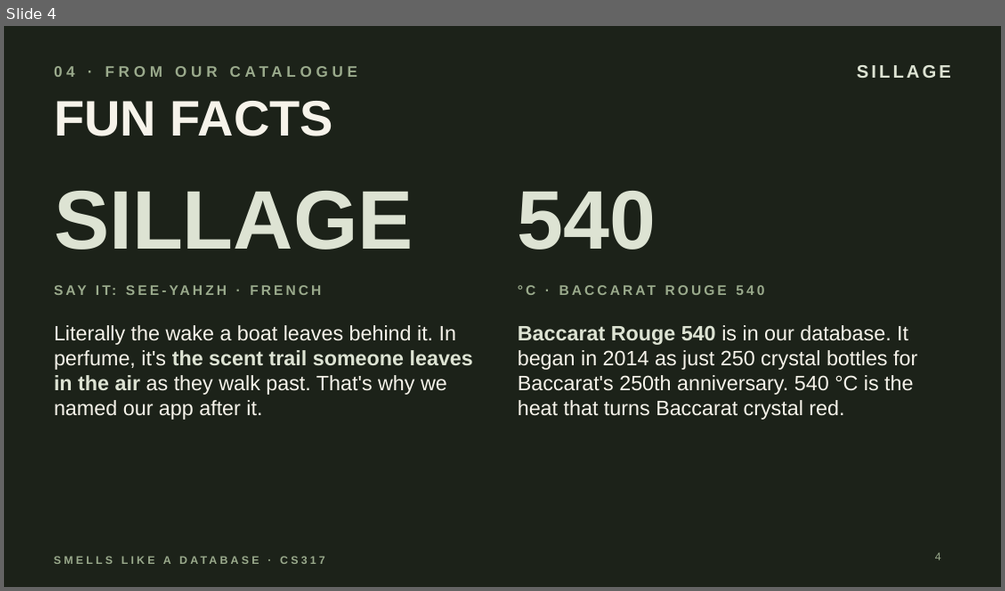
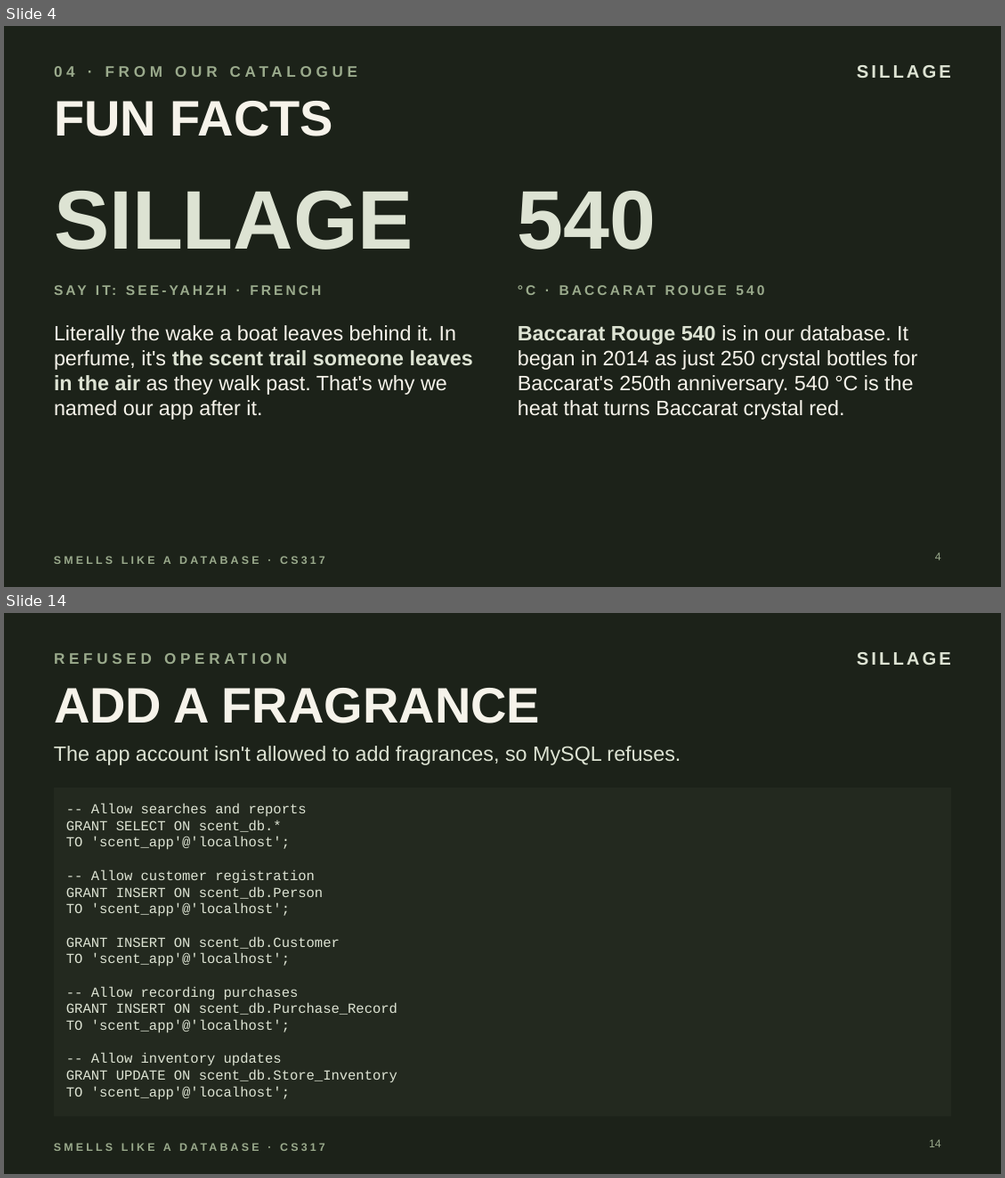
Before and after one commit to t-drape/Smells_Like_A_Database, a slide deck: CS317_Smells_Like_a_Database.pptx. Shown one above the other, each under a label of ours: slide 4 before the commit, slides 4 and 14 after it; the slides between them are not shown. The pictures are 1005x591 and 1005x1178 pixels, drawn with LibreOffice and Linux fonts; fonts in the diff are those of the drawing. Boxes give left, top, right and bottom in pixels: in the first picture for what was removed or moved away, otherwise in the second. Text is boxed around its words. In the diff, an @@ line names an element or a change of style, - is before the commit and + after.

```diff
--- a/CS317_Smells_Like_a_Database.pptx
+++ b/CS317_Smells_Like_a_Database.pptx
@@ slide 14 added at (4, 613, 1001, 1174), background #1C2219; not listed: 2 template elements that a slide beside it also shows @@
@@ text added at (54, 643, 652, 673), 11 pt, text #9AAA8C, bold @@
+REFUSED OPERATION
@@ title added at (54, 688, 541, 723), 36 pt, text #F6F3EA, bold @@
+ADD A FRAGRANCE
@@ text added at (54, 746, 680, 765), 15 pt, text #DDE3D3 @@
+The app account isn't allowed to add fragrances, so MySQL refuses.
@@ rectangle added at (54, 787, 951, 1117), fill #23291F, 10 pt, text #DDE3D3 @@
+-- Allow searches and reports
+GRANT SELECT ON scent_db.*
+TO 'scent_app'@'localhost';
+-- Allow customer registration
+GRANT INSERT ON scent_db.Person
+TO 'scent_app'@'localhost';
+GRANT INSERT ON scent_db.Customer
+TO 'scent_app'@'localhost';
+-- Allow recording purchases
+GRANT INSERT ON scent_db.Purchase_Record
+TO 'scent_app'@'localhost';
+-- Allow inventory updates
+GRANT UPDATE ON scent_db.Store_Inventory
+TO 'scent_app'@'localhost';
@@ page number added at (929, 1139, 941, 1147), 8 pt, text #9AAA8C @@
+14
```
Also in this commit, not shown: 9 other slides added.
